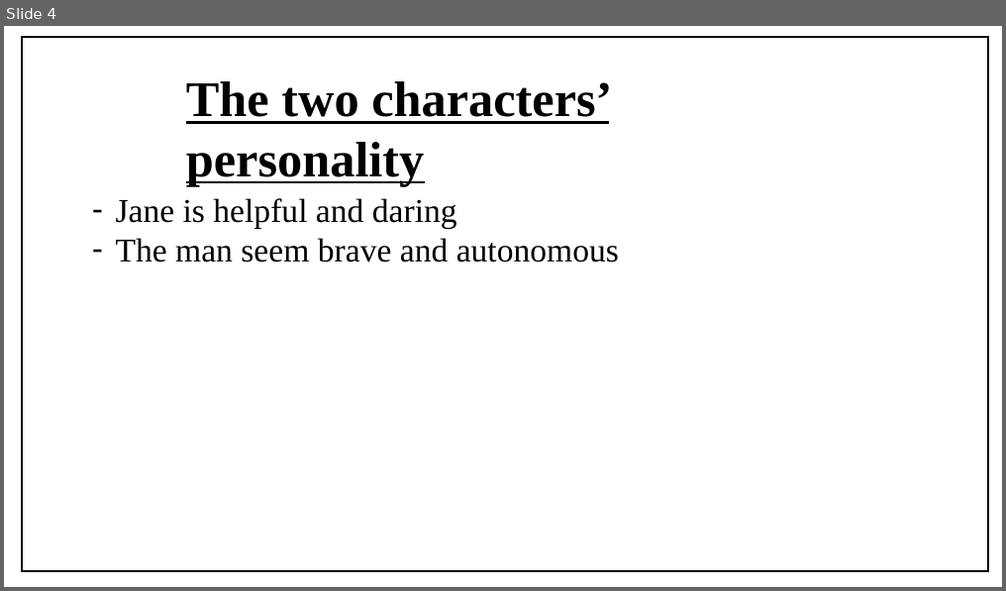
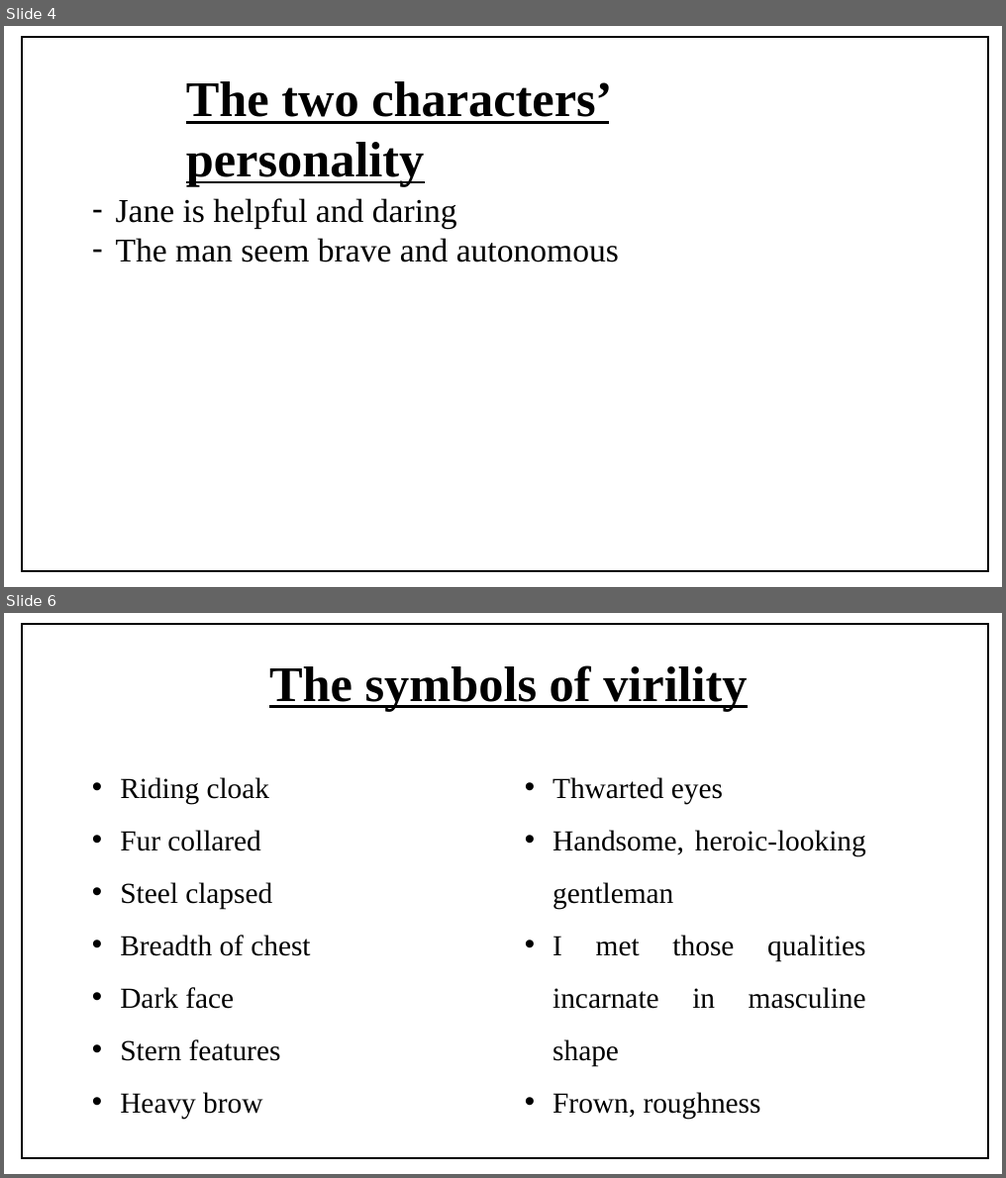
Before and after one commit to KerNioZz/LLCE, a slide deck: Chapter 12 - First meeting with Mr Rochester.pptx. Shown one above the other, each under a label of ours: slide 4 before the commit, slides 4 and 6 after it; the slides between them are not shown. The pictures are 1006x591 and 1006x1178 pixels, drawn with LibreOffice and Linux fonts; fonts in the diff are those of the drawing; background and template pictures are left out. Boxes give left, top, right and bottom in pixels: in the first picture for what was removed or moved away, otherwise in the second. Text is boxed around its words. In the diff, an @@ line names an element or a change of style, - is before the commit and + after.

```diff
--- a/Chapter 12 - First meeting with Mr Rochester.pptx
+++ b/Chapter 12 - First meeting with Mr Rochester.pptx
@@ slide 6 added at <box>4,613,1002,1174</box>, background picture (left out) @@
@@ rectangle added at <box>22,624,988,1159</box>, outline #000000 1.5 pt @@
@@ text added at <box>269,665,746,711</box>, 48 pt, text #000000, bold, underline @@
+The symbols of virility
@@ text added at <box>120,777,310,1119</box>, 28 pt, text #000000 @@
+• Riding cloak
+• Fur collared
+• Steel clapsed
+• Breadth of chest
+• Dark face
+• Stern features
+• Heavy brow
@@ text added at <box>552,777,866,1119</box>, 28 pt, text #000000 @@
+• Thwarted eyes
+• Handsome, heroic-looking gentleman
+• I met those qualities incarnate in masculine shape
+• Frown, roughness
```
Also in this commit, not shown: 3 other slides added.
